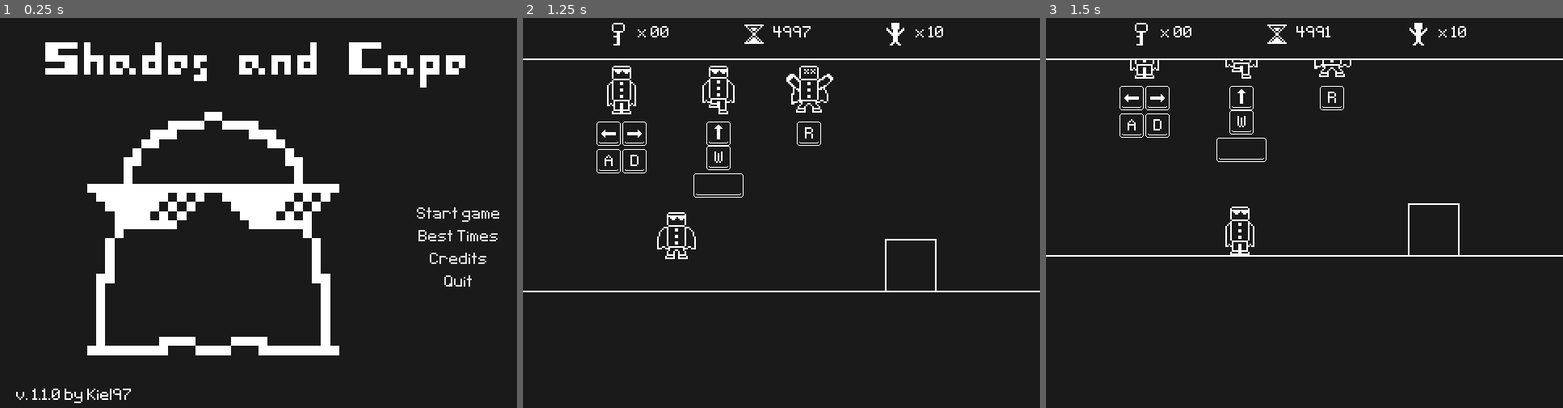
Above: before the commit, frames 1-3 (left to right).
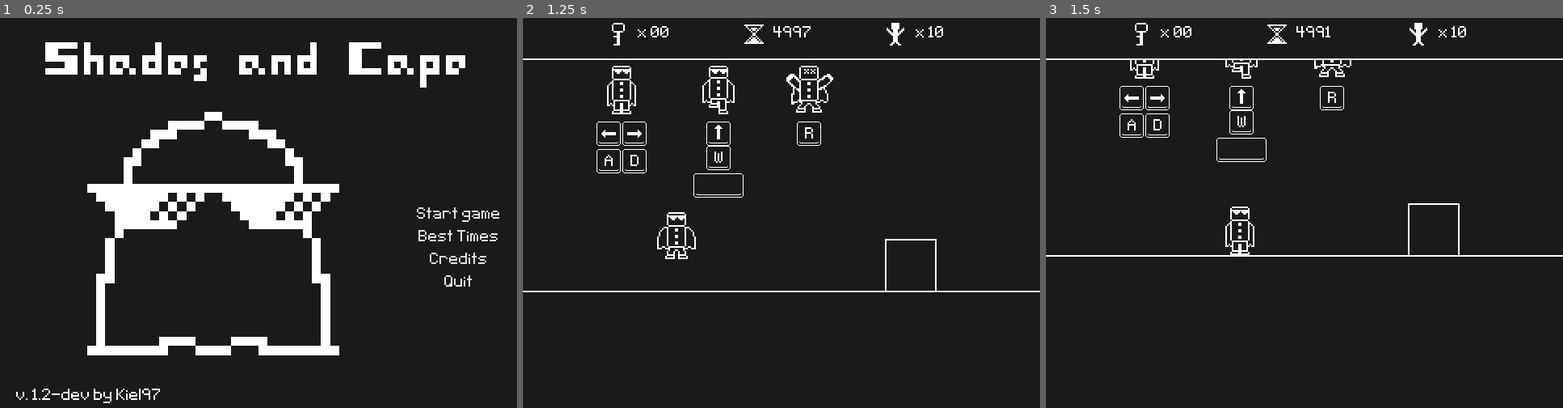
Above: after the commit, the same moments.

Repository: Kiel97/bialjam2019
Game: Godot game, scene res://Menu/MainMenu.tscn
Same seed, same stepped clock (60 frames per second), same inputs: the game is played once before the commit and once after it. Sound files missing from this copy of the repository are replaced by a short silence.
Inputs:
- Up to frame 1 (0.25 s): no input
- Up to frame 2 (1.25 s): click "Start game" at 0.5 s
- Up to frame 3 (1.5 s): tap Enter (enter) at 1.25 s; hold Right (move_right) from 1.28 s (still down); hold Enter (enter) from 1.28 s (still down)

The runs differ from the first frame. In frame 1, 0.2% of the frame differs, in the area x 8-31%, y 95-99%; in frame 2, nothing differs; in frame 3, nothing differs.

Commit message:
Change game version at Main Menu

Diff:
--- a/Bialjam2019/Menu/MainMenu.tscn
+++ b/Bialjam2019/Menu/MainMenu.tscn
@@ -63,7 +63,7 @@
 margin_right = 244.0
 margin_bottom = 192.0
 custom_fonts/font = ExtResource( 5 )
-text = "v. 1.1.0 by Kiel97"
+text = "v. 1.2-dev by Kiel97"
 
 [node name="VBoxContainer" type="VBoxContainer" parent="PanelContainer/MarginContainer/VBoxContainer/HBoxContainer"]
 editor/display_folded = true
